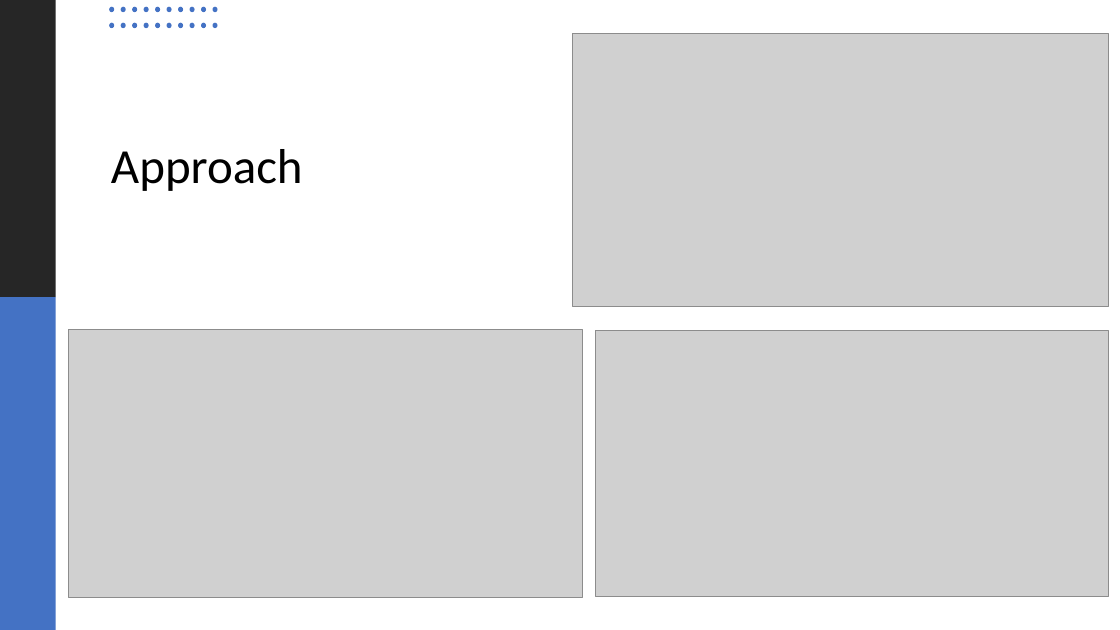
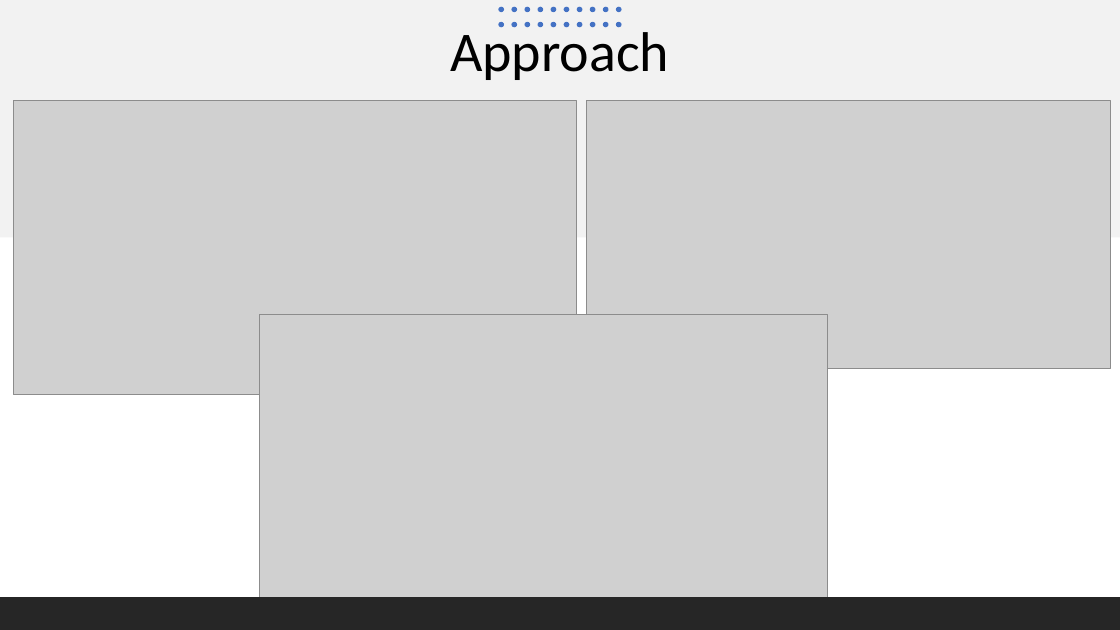
Before and after one commit to Sangiv/To-Do-List, a slide deck: slide 3 of documentation/TDL-Presentation.pptx. Drawn at 1120x630 pixels with LibreOffice and Linux fonts; fonts in the diff are those of the drawing; grey boxes stand for pictures. Boxes give left, top, right and bottom in pixels: in the first picture for what was removed or moved away, otherwise in the second. Text is boxed around its words. In the diff, an @@ line names an element or a change of style, - is before the commit and + after.

```diff
--- a/documentation/TDL-Presentation.pptx
+++ b/documentation/TDL-Presentation.pptx
@@ rectangle removed at [0, 0, 55, 297] @@
@@ rectangle added at [0, 0, 1120, 237], fill #F2F2F2 @@
@@ title "Approach": place and size @@
-title "Approach" at [111, 149, 303, 191]
+title "Approach" at [450, 24, 669, 80]
@@ title "Approach" at [450, 24, 669, 80]: size 42 to 48 pt; alignment left to centre @@
@@ ellipse: place and size @@
-ellipse at [121, 7, 126, 12]
+ellipse at [498, 7, 504, 12]
@@ ellipse: place and size @@
-ellipse at [121, 23, 126, 28]
+ellipse at [498, 22, 504, 27]
@@ 4 ellipses: place and size @@
-4 ellipses at [132, 7, 149, 28]
+4 ellipses at [512, 7, 530, 27]
@@ ellipse: place and size @@
-ellipse at [155, 7, 160, 12]
+ellipse at [538, 7, 544, 12]
@@ ellipse: place and size @@
-ellipse at [155, 23, 160, 28]
+ellipse at [538, 22, 544, 27]
@@ ellipse: place and size @@
-ellipse at [190, 7, 195, 12]
+ellipse at [551, 7, 557, 12]
@@ ellipse: place and size @@
-ellipse at [190, 23, 195, 28]
+ellipse at [551, 22, 557, 27]
@@ 4 ellipses: place and size @@
-4 ellipses at [166, 7, 183, 28]
+4 ellipses at [564, 7, 583, 27]
@@ 4 ellipses: place and size @@
-4 ellipses at [201, 7, 218, 28]
+4 ellipses at [590, 7, 609, 27]
@@ ellipse: place and size @@
-ellipse at [109, 7, 114, 12]
+ellipse at [616, 7, 622, 12]
@@ ellipse: place and size @@
-ellipse at [109, 23, 114, 28]
+ellipse at [616, 22, 622, 27]
@@ picture: place and size @@
-picture at [69, 329, 582, 597]
+picture at [13, 101, 577, 396]
@@ picture: place and size @@
-picture at [573, 34, 1109, 307]
+picture at [586, 101, 1110, 369]
@@ rectangle removed at [0, 297, 55, 630] @@
@@ picture: place and size @@
-picture at [596, 330, 1109, 596]
+picture at [260, 314, 828, 608]
@@ rectangle added at [0, 597, 1120, 630], fill #262626 @@
```
Also in this commit, not shown: 5 other slides changed.
